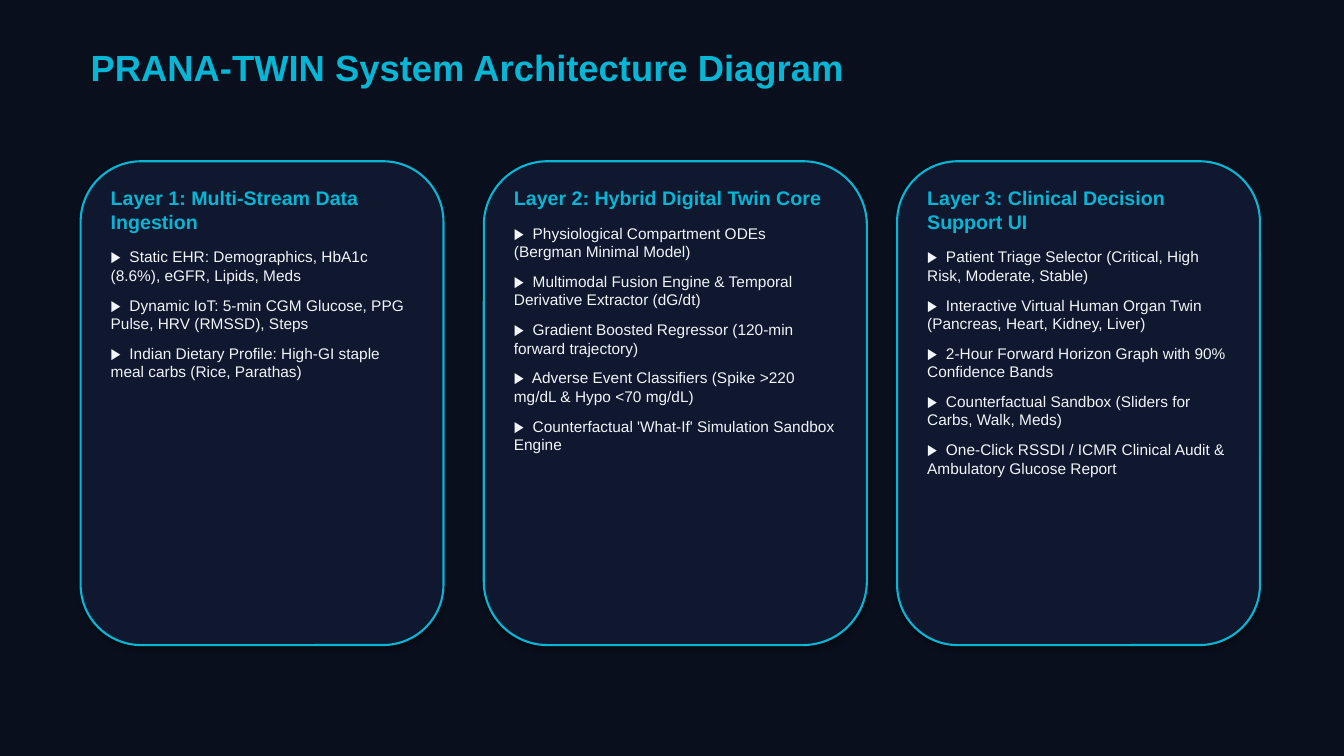
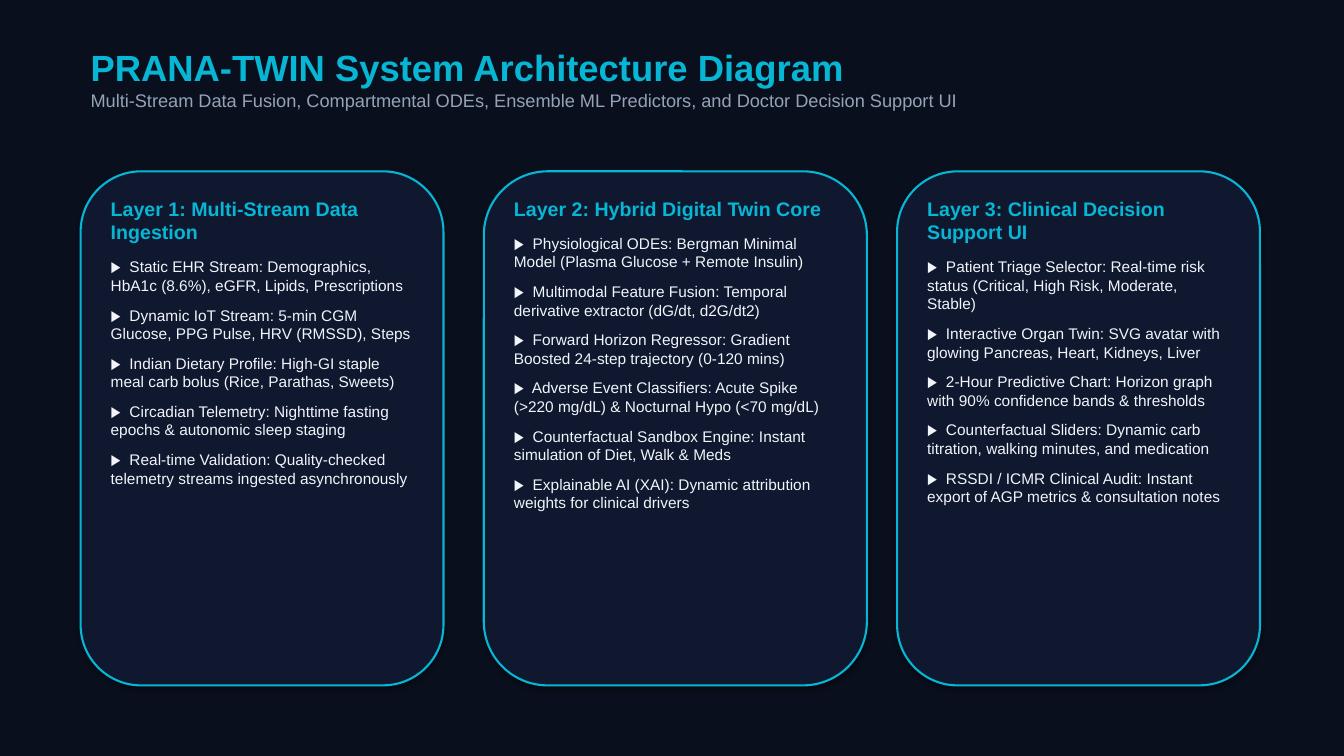
Before and after one commit to Rohit7824567/Twin_challenge, a slide deck: slide 1 of docs/PRANA_TWIN_Architecture_Diagram.pptx. Drawn at 1344x756 pixels with LibreOffice and Linux fonts; fonts in the diff are those of the drawing. Boxes give left, top, right and bottom in pixels: in the first picture for what was removed or moved away, otherwise in the second. Text is boxed around its words. In the diff, an @@ line names an element or a change of style, - is before the commit and + after.

```diff
--- a/docs/PRANA_TWIN_Architecture_Diagram.pptx
+++ b/docs/PRANA_TWIN_Architecture_Diagram.pptx
@@ background #FFFFFF to #0A0F1D @@
@@ rectangle removed at <box>0,0,1344,756</box> @@
@@ text at <box>91,94,957,111</box>: paragraph added @@
+Multi-Stream Data Fusion, Compartmental ODEs, Ensemble ML Predictors, and Doctor Decision Support UI
@@ rounded rectangle: place and size @@
-rounded rectangle at <box>81,161,444,645</box>
+rounded rectangle at <box>81,171,444,686</box>
@@ rounded rectangle: place and size @@
-rounded rectangle at <box>484,161,867,645</box>
+rounded rectangle at <box>484,171,867,686</box>
@@ rounded rectangle: place and size @@
-rounded rectangle at <box>897,161,1260,645</box>
+rounded rectangle at <box>897,171,1260,686</box>
@@ text "Layer 1: Multi-Stream Data Ingestion": place and size @@
-text "Layer 1: Multi-Stream Data Ingestion" at <box>111,191,404,381</box>
+text "Layer 1: Multi-Stream Data Ingestion" at <box>111,202,410,487</box>
@@ text "Layer 2: Hybrid Digital Twin ...": place and size @@
-text "Layer 2: Hybrid Digital Twin ..." at <box>514,191,834,453</box>
+text "Layer 2: Hybrid Digital Twin ..." at <box>514,202,821,511</box>
@@ text "Layer 3: Clinical Decision Support ...": place and size @@
-text "Layer 3: Clinical Decision Support ..." at <box>927,191,1226,477</box>
+text "Layer 3: Clinical Decision Support ..." at <box>927,202,1220,505</box>
@@ text at <box>514,238,819,511</box>: text changed @@
-▶ Physiological Compartment ODEs (Bergman Minimal Model)
-▶ Multimodal Fusion Engine & Temporal Derivative Extractor (dG/dt)
-▶ Gradient Boosted Regressor (120-min forward trajectory)
-▶ Adverse Event Classifiers (Spike >220 mg/dL & Hypo <70 mg/dL)
-▶ Counterfactual 'What-If' Simulation Sandbox Engine
+▶ Physiological ODEs: Bergman Minimal Model (Plasma Glucose + Remote Insulin)
+▶ Multimodal Feature Fusion: Temporal derivative extractor (dG/dt, d2G/dt2)
+▶ Forward Horizon Regressor: Gradient Boosted 24-step trajectory (0-120 mins)
+▶ Adverse Event Classifiers: Acute Spike (>220 mg/dL) & Nocturnal Hypo (<70 mg/dL)
+▶ Counterfactual Sandbox Engine: Instant simulation of Diet, Walk & Meds
+▶ Explainable AI (XAI): Dynamic attribution weights for clinical drivers
@@ text at <box>111,261,410,487</box>: text changed @@
-▶ Static EHR: Demographics, HbA1c (8.6%), eGFR, Lipids, Meds
-▶ Dynamic IoT: 5-min CGM Glucose, PPG Pulse, HRV (RMSSD), Steps
-▶ Indian Dietary Profile: High-GI staple meal carbs (Rice, Parathas)
+▶ Static EHR Stream: Demographics, HbA1c (8.6%), eGFR, Lipids, Prescriptions
+▶ Dynamic IoT Stream: 5-min CGM Glucose, PPG Pulse, HRV (RMSSD), Steps
+▶ Indian Dietary Profile: High-GI staple meal carb bolus (Rice, Parathas, Sweets)
+▶ Circadian Telemetry: Nighttime fasting epochs & autonomic sleep staging
+▶ Real-time Validation: Quality-checked telemetry streams ingested asynchronously
@@ text at <box>927,261,1220,505</box>: text changed @@
-▶ Patient Triage Selector (Critical, High Risk, Moderate, Stable)
-▶ Interactive Virtual Human Organ Twin (Pancreas, Heart, Kidney, Liver)
-▶ 2-Hour Forward Horizon Graph with 90% Confidence Bands
-▶ Counterfactual Sandbox (Sliders for Carbs, Walk, Meds)
-▶ One-Click RSSDI / ICMR Clinical Audit & Ambulatory Glucose Report
+▶ Patient Triage Selector: Real-time risk status (Critical, High Risk, Moderate, Stable)
+▶ Interactive Organ Twin: SVG avatar with glowing Pancreas, Heart, Kidneys, Liver
+▶ 2-Hour Predictive Chart: Horizon graph with 90% confidence bands & thresholds
+▶ Counterfactual Sliders: Dynamic carb titration, walking minutes, and medication
+▶ RSSDI / ICMR Clinical Audit: Instant export of AGP metrics & consultation notes
```
Also in this commit, not shown: 4 other files.
